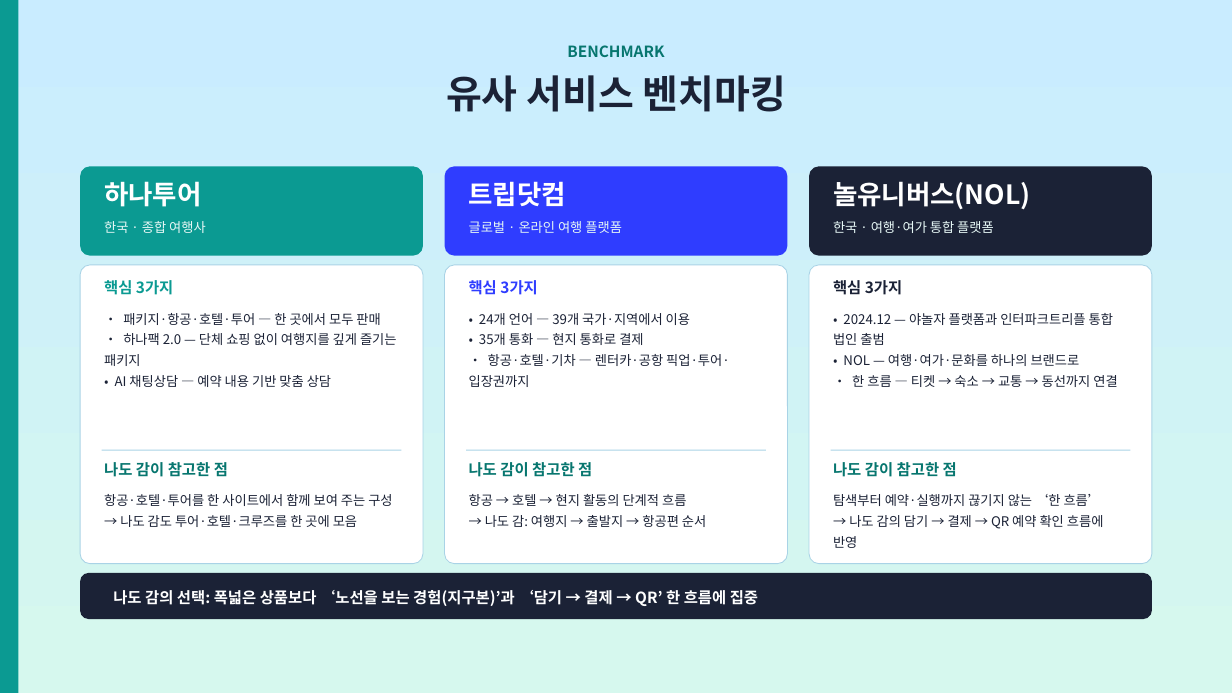
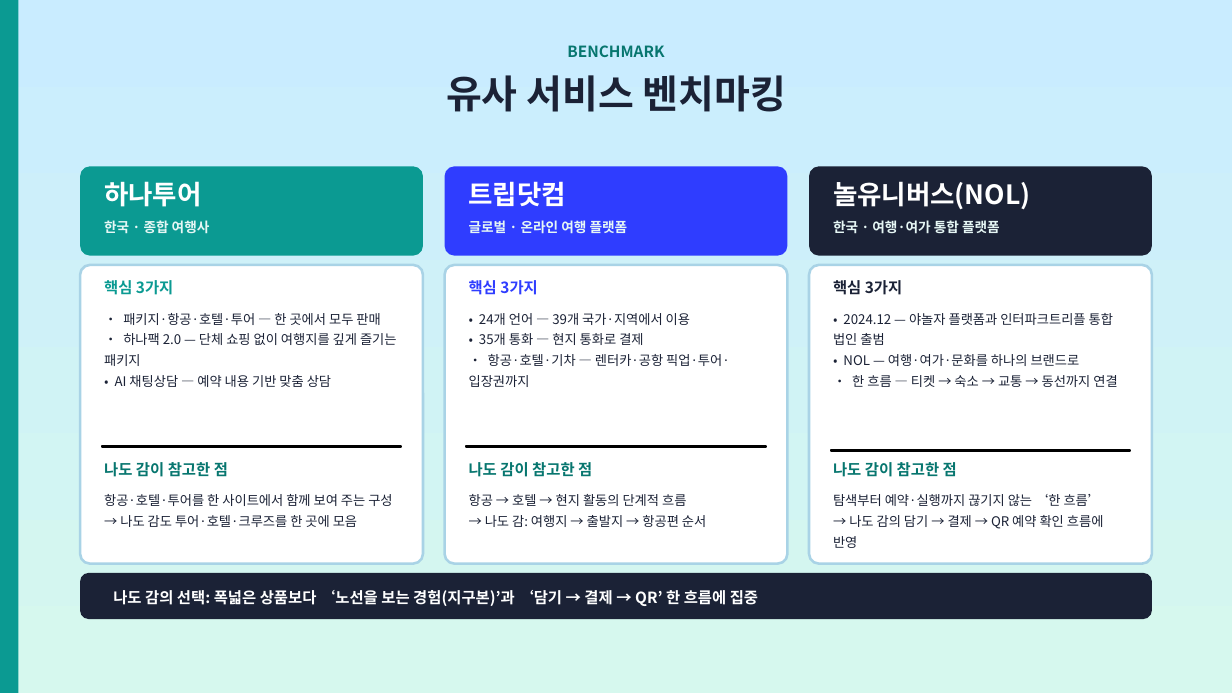
Before and after one commit to ho8566z/nado-gam_word, a slide deck: slide 7 of ppt_output/나도감_발표.pptx. Drawn at 1232x693 pixels with LibreOffice and Linux fonts; fonts in the diff are those of the drawing. Boxes give left, top, right and bottom in pixels: in the first picture for what was removed or moved away, otherwise in the second. Text is boxed around its words. In the diff, an @@ line names an element or a change of style, - is before the commit and + after.

```diff
--- a/ppt_output/나도감_발표.pptx
+++ b/ppt_output/나도감_발표.pptx
@@ size 15.5 to 16 pt, bold on in 3 elements at box(104, 220, 210, 234), box(469, 220, 628, 234), box(833, 220, 1000, 234) @@
@@ outline #A9D3E6 1 pt to #A9D3E6 3 pt in 3 elements at box(80, 265, 423, 564), box(445, 265, 788, 564), box(809, 265, 1152, 564) @@
@@ outline none to #000000 2.25 pt in 3 elements at box(830, 450, 1130, 450), box(102, 447, 402, 447), box(466, 447, 766, 447) @@
```
Also in this commit, not shown: 27 other slides changed, 1 other file.
